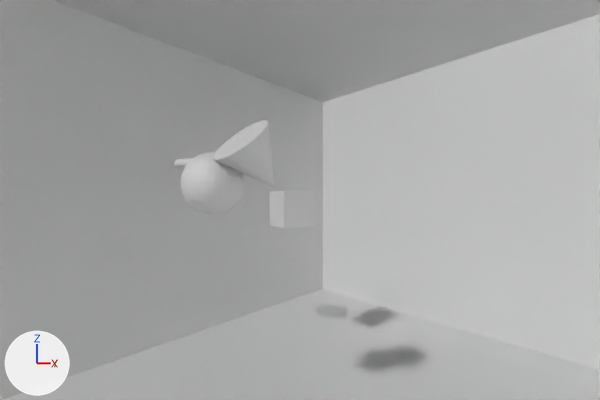
The Blender file blender_files/09_24_2019_working.blend as it was, and as the next commit left it.
Before and after are seen from the file's camera 'Camera'. The axes (+X, +Y, +Z) are drawn at lower left. The lights are the same throughout.
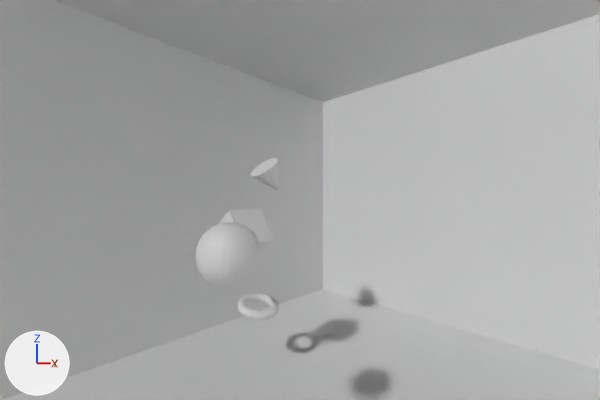
Where the newer file only moved an object's origin or applied its transform, the numbers keep the older frame.

Patch to the scene script:
```diff
--- a/blender_files/09_24_2019_working.blend.py
+++ b/blender_files/09_24_2019_working.blend.py
@@ me_sphere @@
 # used by ob_sphere; location = (2.06, -4.73, 2.58); rotation_euler = (0.0, 0.0, -0.482), in degrees (0, 0, -28)
-me_sphere.from_pydata(...)  # 482 vertices, 512 faces; spans x -1.0..1.0, y -1.0..1.0, z -1.0..1.0
+me_sphere.from_pydata(...)  # 482 vertices, 512 faces; spans x -0.4..1.6, y -0.53..1.47, z -3.24..-1.24
+# me_sphere part 1: 482 vertices removed from x -1.0..1.0, y -1.0..1.0, z -1.0..1.0
+# me_sphere part 2: 482 vertices added at x -0.4..1.6, y -0.53..1.47, z -3.24..-1.24, forming a UV sphere (32 segments, 16 rings, poles along z)
 me_sphere.materials.append(mat_material_003)
@@ ob_cube @@
 ob_cube = bpy.data.objects.new('Cube', me_cube)
-ob_cube.location = (-1.49, 2.14, 1.51)
-ob_cube.rotation_euler = (0.0, 0.0, -0.281)  # degrees (0, 0, -16)
+ob_cube.location = (-2.41, -0.62, 0.12)
+ob_cube.rotation_euler = (0.0, -2.191, 0.0)  # degrees (0, -126, 0)
@@ ob_cone @@
 ob_cone = bpy.data.objects.new('Cone', me_cone)
-ob_cone.location = (3.21, -3.78, 3.16)
-ob_cone.rotation_euler = (-2.378, 0.0, 0.0)  # degrees (-136, 0, 0)
+ob_cone.location = (-3.81, 2.52, 3.37)
+ob_cone.rotation_euler = (-2.437, 0.0, 0.0)  # degrees (-140, 0, 0)
@@ ob_torus @@
 ob_torus = bpy.data.objects.new('Torus', me_torus)
-ob_torus.location = (-4.71, -2.1, 3.98)
-ob_torus.rotation_euler = (0.0, 0.0, -3.087)  # degrees (0, 0, -177)
+ob_torus.location = (-3.15, 0.95, -4.33)
+ob_torus.rotation_euler = (0.0, -2.907, 0.0)  # degrees (0, -167, 0)
```

Location of each change, (x1, y1, x2, y2) in pixels of the pictures (600 x 400 px):
'Sphere', reshaped (6% taller): before (181, 152, 245, 214); after (195, 222, 262, 288)
'Cube', moved, turned: before (270, 191, 315, 228); after (219, 209, 274, 251)
'Cone', moved, turned: before (213, 120, 275, 188); after (251, 158, 279, 191)
'Torus', moved, turned: before (174, 158, 193, 170); after (237, 293, 279, 320)
part 1 of me_sphere, deleted: before (181, 152, 245, 214)
part 2 of me_sphere, added: after (195, 222, 262, 288)
